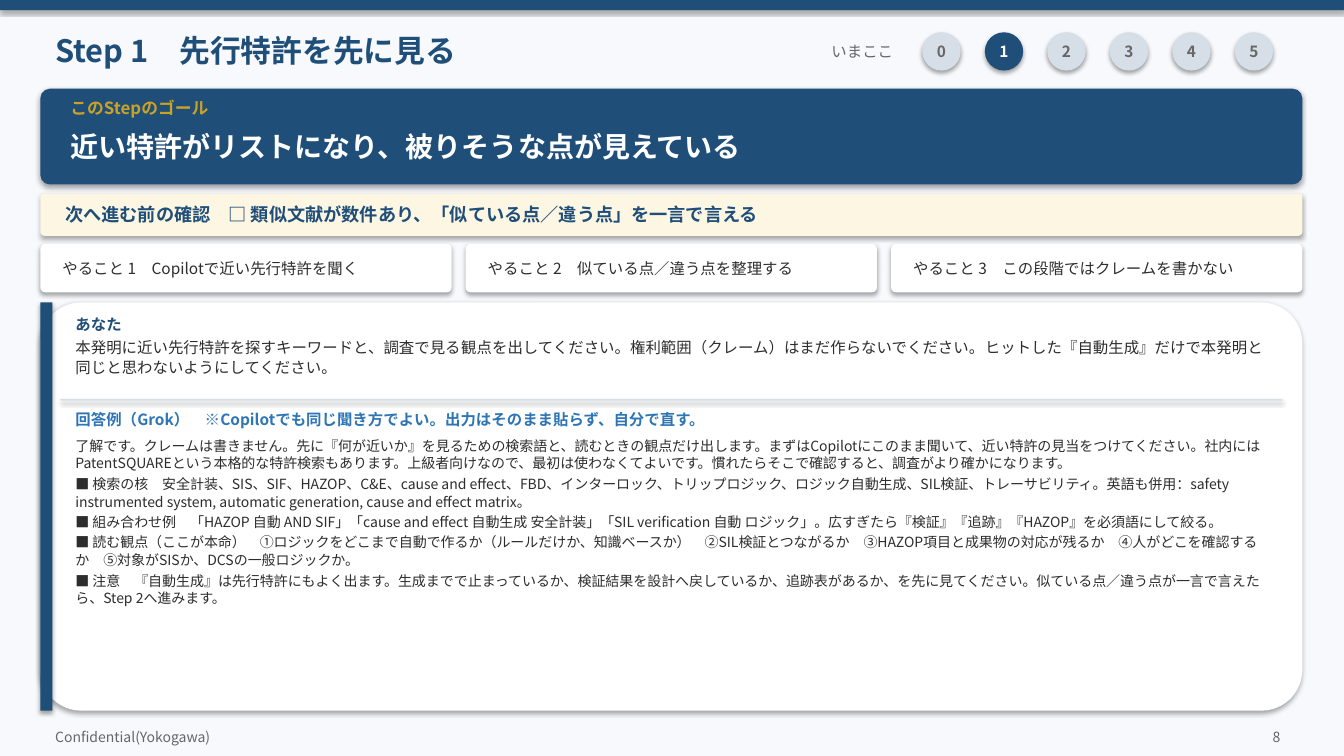
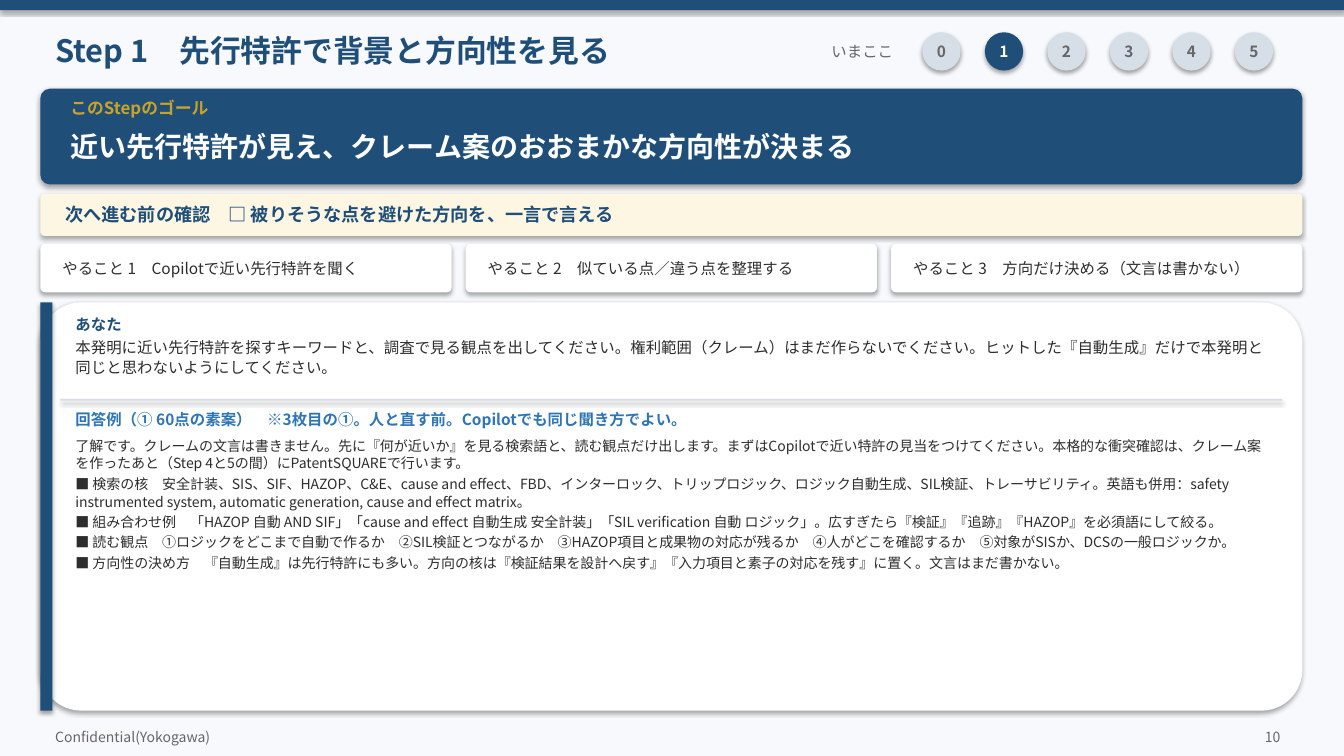
Before and after one commit to zhexingwang/ppt, a slide deck: slide 10 of decks/05_Copilot発明開示書/Copilot発明開示書_訂正反映.pptx (slide 8 before the commit). Drawn at 1344x756 pixels with LibreOffice and Linux fonts; fonts in the diff are those of the drawing. Boxes give left, top, right and bottom in pixels: in the first picture for what was removed or moved away, otherwise in the second. Text is boxed around its words. In the diff, an @@ line names an element or a change of style, - is before the commit and + after.

```diff
--- a/decks/05_Copilot発明開示書/Copilot発明開示書_訂正反映.pptx
+++ b/decks/05_Copilot発明開示書/Copilot発明開示書_訂正反映.pptx
@@ text at bbox=[55, 35, 610, 69]: text changed @@
-Step 1 先行特許を先に見る
+Step 1 先行特許で背景と方向性を見る
@@ text at bbox=[70, 133, 854, 160]: text changed @@
-近い特許がリストになり、被りそうな点が見えている
+近い先行特許が見え、クレーム案のおおまかな方向性が決まる
@@ text at bbox=[65, 205, 614, 223]: text changed @@
-次へ進む前の確認 □ 類似文献が数件あり、「似ている点／違う点」を一言で言える
+次へ進む前の確認 □ 被りそうな点を避けた方向を、一言で言える
@@ text at bbox=[913, 261, 1249, 276]: text changed @@
-やること 3 この段階ではクレームを書かない
+やること 3 方向だけ決める（文言は書かない）
@@ text at bbox=[75, 412, 687, 429]: text changed @@
-回答例（Grok） ※Copilotでも同じ聞き方でよい。出力はそのまま貼らず、自分で直す。
+回答例（① 60点の素案） ※3枚目の①。人と直す前。Copilotでも同じ聞き方でよい。
@@ text at bbox=[75, 439, 1261, 472]: text changed @@
-了解です。クレームは書きません。先に『何が近いか』を見るための検索語と、読むときの観点だけ出します。まずはCopilotにこのまま聞いて、近い特許の見当をつけてください。社内にはPatentSQUAREという本格的な特許検索もあります。上級者向けなので、最初は使わなくてよいです。慣れたらそこで確認すると、調査がより確かになります。
+了解です。クレームの文言は書きません。先に『何が近いか』を見る検索語と、読む観点だけ出します。まずはCopilotで近い特許の見当をつけてください。本格的な衝突確認は、クレーム案を作ったあと（Step 4と5の間）にPatentSQUAREで行います。
@@ text at bbox=[92, 535, 1236, 570]: text changed @@
-■ 読む観点（ここが本命） ①ロジックをどこまで自動で作るか（ルールだけか、知識ベースか） ②SIL検証とつながるか ③HAZOP項目と成果物の対応が残るか ④人がどこを確認するか ⑤対象がSISか、DCSの一般ロジックか。
-■ 注意 『自動生成』は先行特許にもよく出ます。生成までで止まっているか、検証結果を設計へ戻しているか、追跡表があるか、を先に見てください。似ている点／違う点が一言で言えたら、Step 2へ進みます。
+■ 読む観点 ①ロジックをどこまで自動で作るか ②SIL検証とつながるか ③HAZOP項目と成果物の対応が残るか ④人がどこを確認するか ⑤対象がSISか、DCSの一般ロジックか。
+■ 方向性の決め方 『自動生成』は先行特許にも多い。方向の核は『検証結果を設計へ戻す』『入力項目と素子の対応を残す』に置く。文言はまだ書かない。
@@ text at bbox=[1265, 731, 1281, 742]: text changed @@
-8
+10
```
Also in this commit, not shown: 11 other slides changed, 14 slides added, 1 slide removed, 28 other files.
